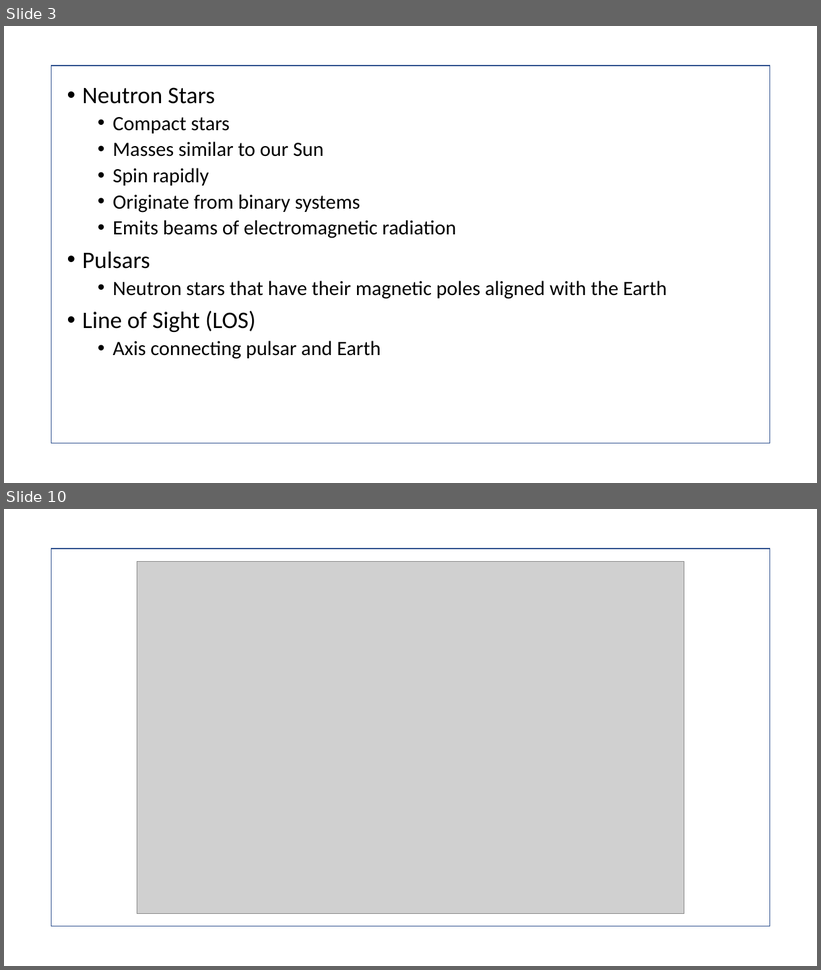
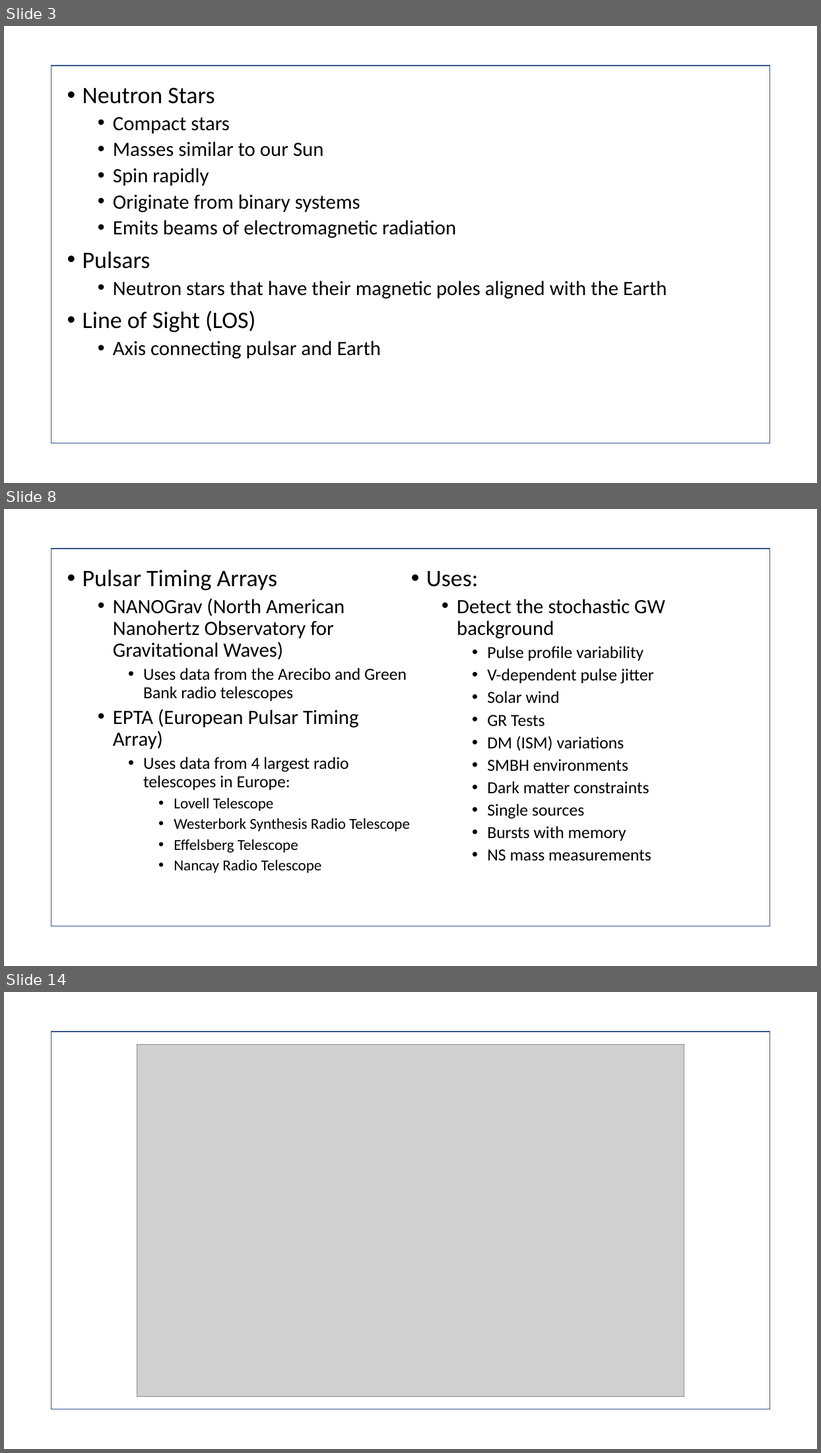
Before and after one commit to T-Rutt/presentation, a slide deck: The Shapiro Delay.pptx. Shown one above the other, each under a label of ours: slides 3 and 10 before the commit, slides 3, 8 and 14 after it; the slides between them are not shown. The pictures are 821x970 and 821x1453 pixels, drawn with LibreOffice and Linux fonts; fonts in the diff are those of the drawing; grey boxes stand for pictures; background and template pictures are left out. Boxes give left, top, right and bottom in pixels: in the first picture for what was removed or moved away, otherwise in the second. Text is boxed around its words. In the diff, an @@ line names an element or a change of style, - is before the commit and + after.

```diff
--- a/The Shapiro Delay.pptx
+++ b/The Shapiro Delay.pptx
@@ slide 8 added at bbox=[4, 509, 817, 966], background picture (left out) @@
@@ rectangle added at bbox=[52, 549, 770, 927], fill #FFFFFF at 90% opacity, outline #325491 1 pt @@
@@ text added at bbox=[83, 570, 665, 873], 20 pt, text #000000 @@
+• Pulsar Timing Arrays
+  • NANOGrav (North American Nanohertz Observatory for Gravitational Waves)
+    • Uses data from the Arecibo and Green Bank radio telescopes
+  • EPTA (European Pulsar Timing Array)
+    • Uses data from 4 largest radio telescopes in Europe:
+      • Lovell Telescope
+      • Westerbork Synthesis Radio Telescope
+      • Effelsberg Telescope
+      • Nancay Radio Telescope
+• Uses:
+  • Detect the stochastic GW background
+    • Pulse profile variability
+    • V-dependent pulse jitter
+    • Solar wind
+    • GR Tests
+    • DM (ISM) variations
+    • SMBH environments
+    • Dark matter constraints
+    • Single sources
+    • Bursts with memory
+    • NS mass measurements
@@ what was slide 10 is now slide 14 @@
```
Also in this commit, not shown: 12 slides changed, 6 other slides added, 3 slides removed, 1 other file.
